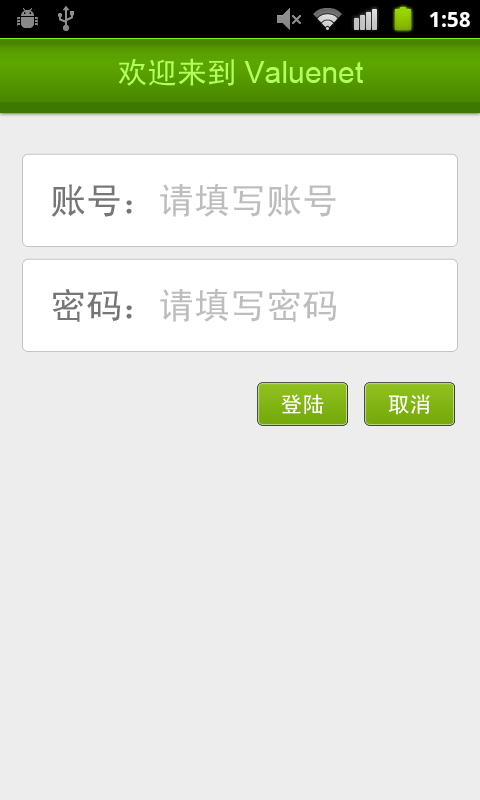
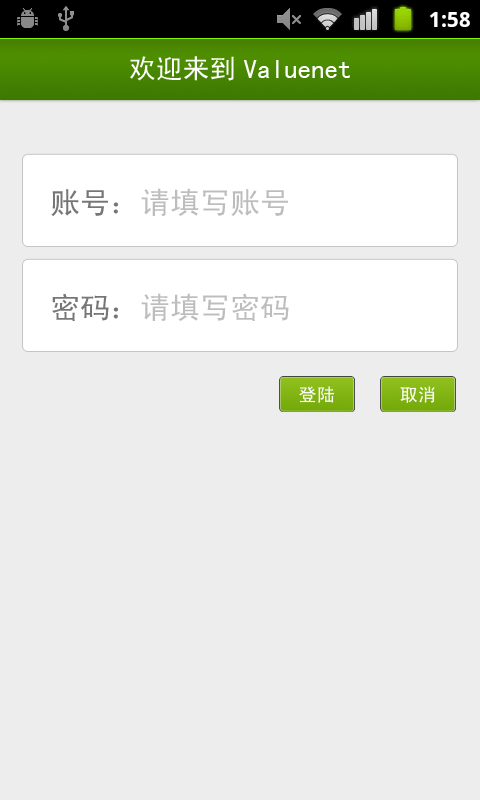
Two versions of the same layered image (480px x 800px). Layer-by-layer changes:
painted on "账号：请填写账号" over [51, 183, 336, 217]
moved "取消" above "图层 91 副本 3", painted on it over [388, 386, 435, 415]
removed layer "图层 64" (was 50%) over [365, 383, 454, 425]
removed layer "图层 90 副本" over [364, 382, 455, 426]
added layer "图层 91 副本 3" (50%) above "图层 90 副本 6" over [381, 377, 455, 412]
added layer "图层 90 副本 6" above "登陆" over [380, 376, 456, 412]
moved "登陆" above "图层 91 副本 2", painted on it over [257, 382, 348, 426]
added layer "图层 91 副本 2" (50%) above "图层 90 副本 5" over [280, 377, 354, 412]
added layer "图层 90 副本 5" above "密码：请填写密码" over [279, 376, 355, 412]
painted on "密码：请填写密码" over [52, 288, 337, 322]
painted on "欢迎来到Valuenet" over [118, 56, 363, 86]
added layer "图层 67" above "图层 66" over [0, 39, 480, 67]
added layer "图层 66" above "图层 65" over [0, 39, 480, 100]
added layer "图层 65" above "图层 58" over [0, 90, 480, 105]
removed layer "图层 63" over [0, 39, 480, 117]
